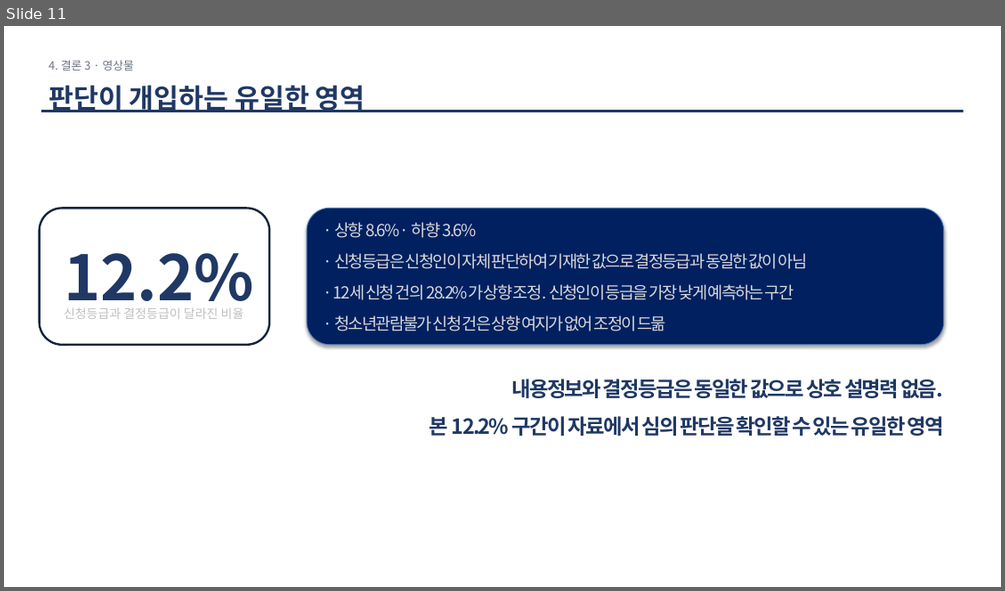
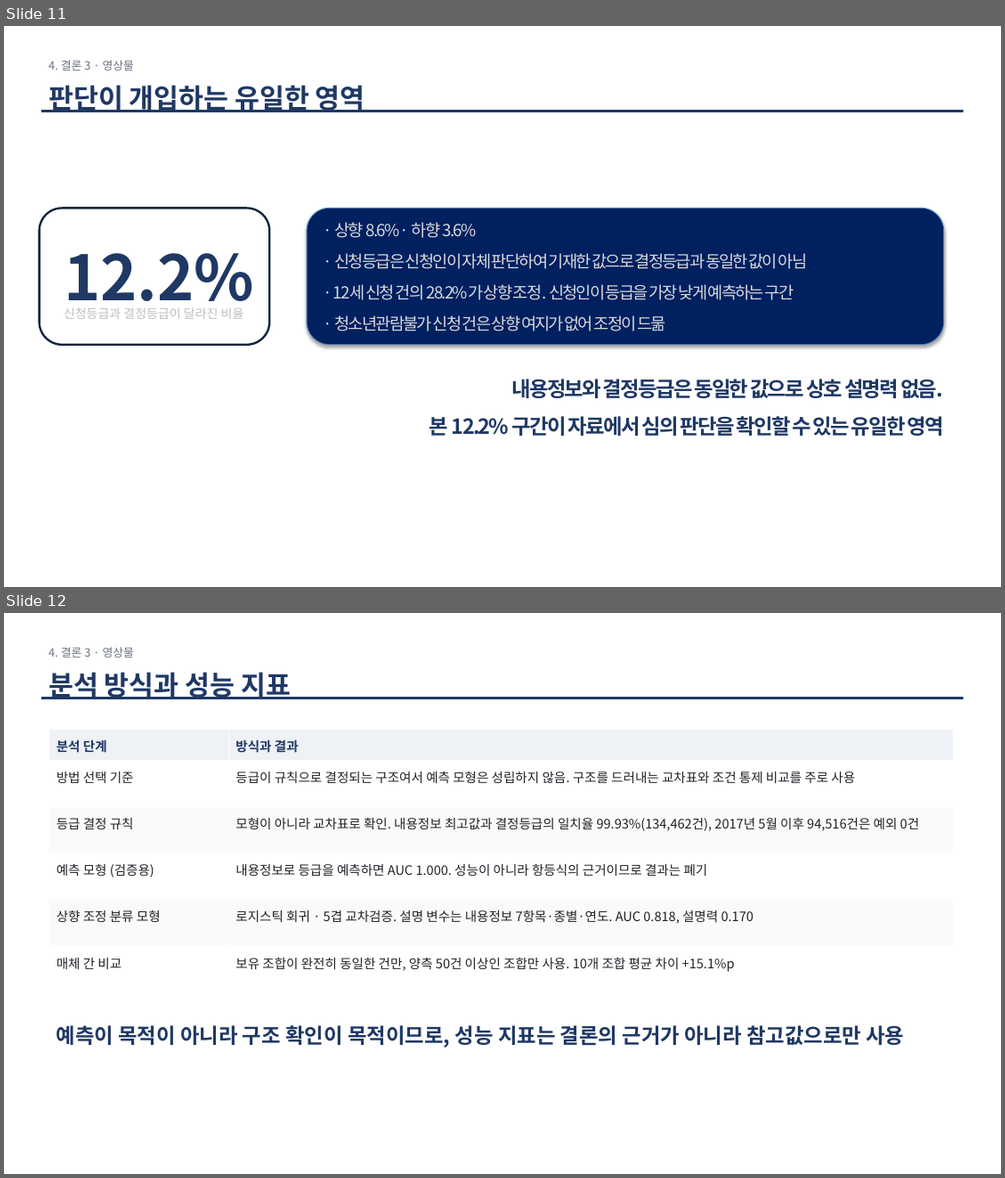
Before and after one commit to Eunhye1109/Personal-Project_260910, a slide deck: docs/[BI 분석가 과정] 발표자료_260914_최은혜.pptx. Shown one above the other, each under a label of ours: slide 11 before the commit, slides 11 and 12 after it. The pictures are 1005x591 and 1005x1178 pixels, drawn with LibreOffice and Linux fonts; fonts in the diff are those of the drawing. Boxes give left, top, right and bottom in pixels: in the first picture for what was removed or moved away, otherwise in the second. Text is boxed around its words. In the diff, an @@ line names an element or a change of style, - is before the commit and + after.

```diff
--- a/docs/[BI 분석가 과정] 발표자료_260914_최은혜.pptx
+++ b/docs/[BI 분석가 과정] 발표자료_260914_최은혜.pptx
@@ slide 12 added at [4,613,1001,1174], background #FFFFFF @@
@@ text added at [48,647,134,657], 11 pt, text #6B7280 @@
+4. 결론 3 · 영상물
@@ text added at [48,672,291,699], 26 pt, text #1F3864, bold @@
+분석 방식과 성능 지표
@@ rectangle added at [41,697,963,699], fill #1F3864 @@
@@ table added at [48,729,954,992], 6 rows, 2 columns @@
+분석 단계 | 방식과 결과
+방법 선택 기준 | 등급이 규칙으로 결정되는 구조여서 예측 모형은 성립하지 않음. 구조를 드러내는 교차표와 조건 통제 비교를 주로 사용
+등급 결정 규칙 | 모형이 아니라 교차표로 확인. 내용정보 최고값과 결정등급의 일치율 99.93%(134,462건), 2017년 5월 이후 94,516건은 예외 0건
+예측 모형 (검증용) | 내용정보로 등급을 예측하면 AUC 1.000. 성능이 아니라 항등식의 근거이므로 결과는 폐기
+상향 조정 분류 모형 | 로지스틱 회귀 · 5겹 교차검증. 설명 변수는 내용정보 7항목·종별·연도. AUC 0.818, 설명력 0.170
+매체 간 비교 | 보유 조합이 완전히 동일한 건만, 양측 50건 이상인 조합만 사용. 10개 조합 평균 차이 +15.1%p
@@ text added at [57,1025,904,1047], 20 pt, text #1F3864, bold @@
+예측이 목적이 아니라 구조 확인이 목적이므로, 성능 지표는 결론의 근거가 아니라 참고값으로만 사용
```
Also in this commit, not shown: 1 other slide added, 6 other files.
